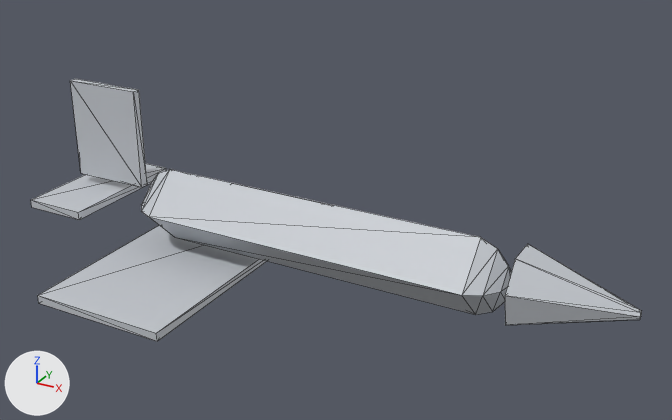
One commit to the glTF model public/studio/v2.15.0/d_jet/model.glb: the scene before it, then after it.
Camera for both pictures: a 50 mm camera at (4.37, -7.44, 4.08) aimed at (0.23, 0.08, 0.32). Every picture has the same lights, and +X, +Y and +Z are marked at lower left. The older version comes first. Mesh edges are drawn as thin lines. Where no turn or scale is listed for an object, it has been applied to the vertices.

In view in the first picture: 'part0', 'part1', 'part2', 'part3', 'part4'.
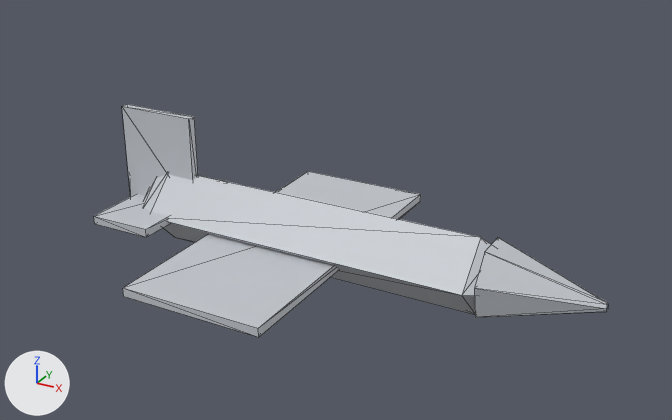
The change, as JSON lines over the scene's bpy script:
```json
{"block": "me_geometry_1", "where": "# used by ob_part1; location = (0.0, 0.0, 0.0)"}
{"op": "remove", "block": "me_geometry_1", "code": "me_geometry_1.from_pydata(...)  # 16 vertices, 28 faces; spans x 2.187..3.287, y -0.39..0.39, z -0.4..0.36"}
{"op": "add", "block": "me_geometry_1", "code": "me_geometry_1.from_pydata(...)  # 16 vertices, 28 faces; spans x 1.9..3.0, y -0.39..0.39, z -0.4..0.36"}
{"block": "me_geometry_1", "change": "me_geometry_1 part 1: the whole mesh is moved by (-0.287, 0.0, 0.0)"}
{"block": "me_geometry_2", "where": "# used by ob_part2; location = (0.0, 0.0, 0.0)"}
{"op": "remove", "block": "me_geometry_2", "code": "me_geometry_2.from_pydata(...)  # 8 vertices, 12 faces; spans x -2.19..-0.69, y -1.7..1.7, z -0.53..-0.44"}
{"op": "add", "block": "me_geometry_2", "code": "me_geometry_2.from_pydata(...)  # 8 vertices, 12 faces; spans x -1.05..0.45, y -1.7..1.7, z -0.14..-0.05"}
{"block": "me_geometry_2", "change": "me_geometry_2 part 2: the whole mesh is moved by (1.14, 0.0, 0.38)"}
{"block": "me_geometry_3", "where": "# used by ob_part3; location = (0.0, 0.0, 0.0)"}
{"op": "remove", "block": "me_geometry_3", "code": "me_geometry_3.from_pydata(...)  # 8 vertices, 12 faces; spans x -3.17..-2.47, y -0.75..0.75, z -0.05..0.05"}
{"op": "add", "block": "me_geometry_3", "code": "me_geometry_3.from_pydata(...)  # 8 vertices, 12 faces; spans x -2.25..-1.55, y -0.75..0.75, z -0.05..0.05"}
{"block": "me_geometry_3", "change": "me_geometry_3 part 3: the whole mesh is moved by (0.92, 0.0, 0.0)"}
{"block": "me_geometry_4", "where": "# used by ob_part4; location = (0.0, 0.0, 0.0)"}
{"op": "remove", "block": "me_geometry_4", "code": "me_geometry_4.from_pydata(...)  # 8 vertices, 12 faces; spans x -3.071..-2.171, y -0.045..0.045, z 0.14..1.24"}
{"op": "add", "block": "me_geometry_4", "code": "me_geometry_4.from_pydata(...)  # 8 vertices, 12 faces; spans x -2.35..-1.45, y -0.045..0.045, z -0.05..1.05"}
{"block": "me_geometry_4", "change": "me_geometry_4 part 4: the whole mesh is moved by (0.721, 0.0, -0.19)"}
```

Location of each change, [x1, y1, x2, y2] in pixels of the pictures (672 x 420 px):
```json
{"object": "part2", "change": "moved", "before": [38, 225, 266, 341], "after": [123, 171, 421, 337]}
{"object": "part4", "change": "moved", "before": [70, 79, 147, 187], "after": [122, 104, 198, 197]}
{"object": "part1", "change": "moved", "before": [505, 244, 642, 325], "after": [474, 238, 609, 317]}
{"object": "part3", "change": "moved", "before": [31, 164, 166, 220], "after": [94, 175, 228, 237]}
```
